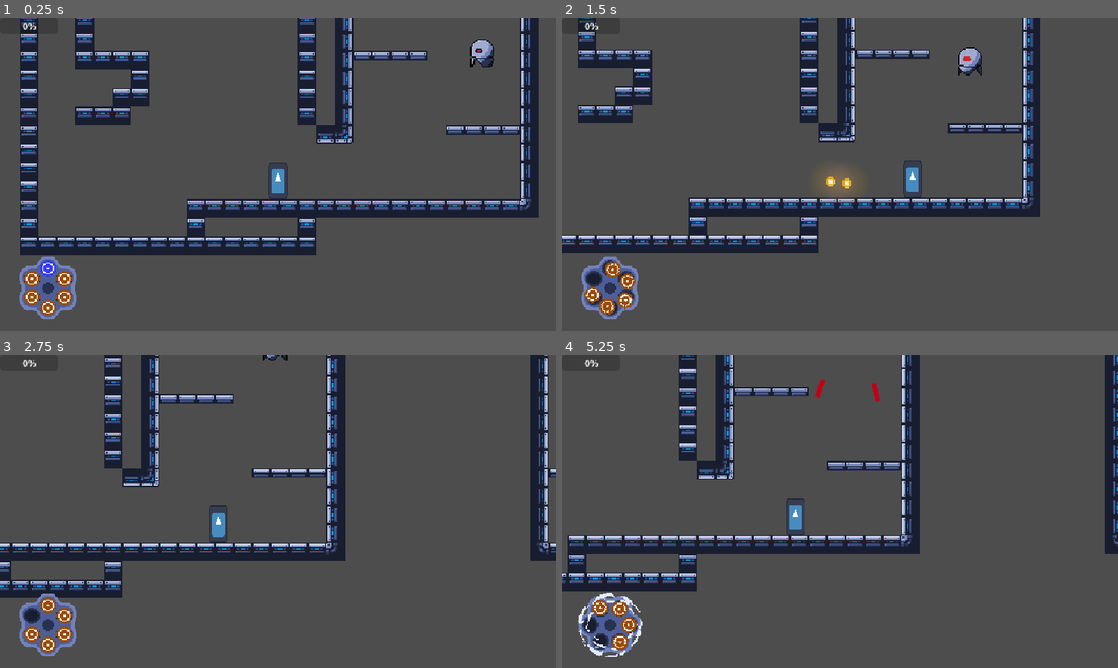
Above: before the commit, frames 1-4 (two rows, left to right).
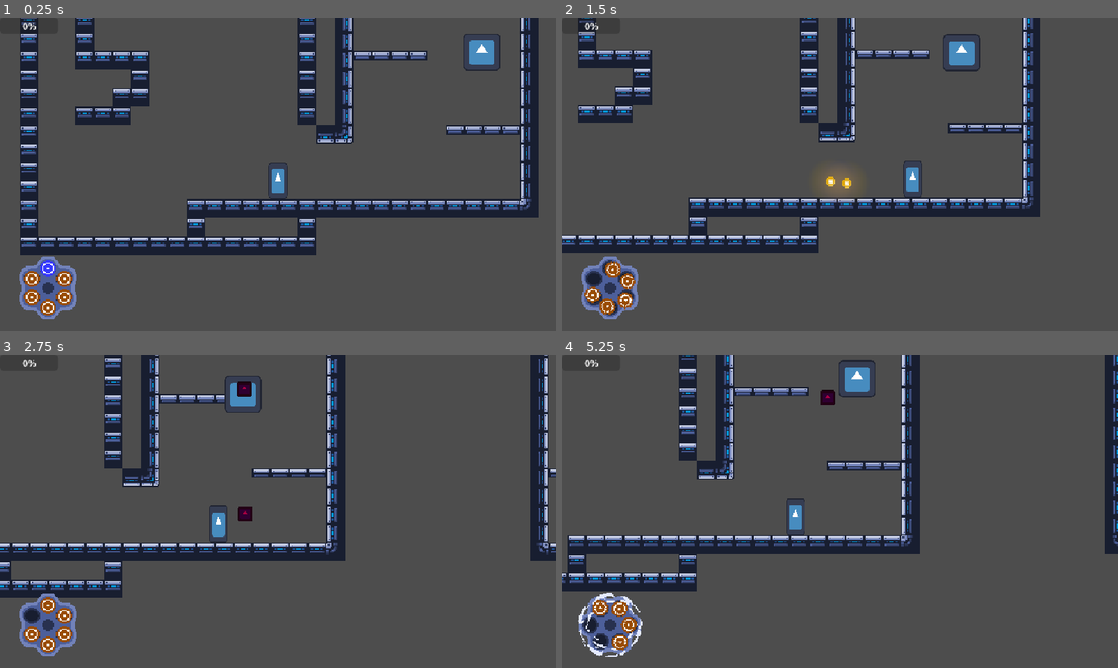
Above: after the commit, the same moments.

Repository: ygda-org/revolver
Game: Godot game, scene res://main/main.tscn
Two runs of this game, one before a commit and one after it. Both use one fixed random seed, a clock stepped at 60 frames per second and the inputs below. The engine's default icon, where the game draws it, is replaced by a stand-in: a white triangle on a blue panel in a dark square.
Inputs (mouse positions are in pixels of both pictures, inside the frame that each line leads up to):
- Up to frame 1 (0.25 s): no input
- Up to frame 2 (1.5 s): tap Enter (ui_accept) at 0.5 s; move the mouse to (962, 158) at 0.52 s; hold S (drop) 0.53-1.28 s; hold D (right) from 0.53 s (still down); tap Space (jump) at 0.77 s; move the mouse to (728, 190) at 1.27 s; click (728, 190) at 1.35 s
- Up to frame 3 (2.75 s): tap Space (jump) at 1.52 s; move the mouse to (333, 442) at 2.02 s; release D (right) at 2.03 s; hold A (left) from 2.03 s (still down); hold S (drop) from 2.03 s (still down)
- Up to frame 4 (5.25 s): move the mouse to (812, 574) at 2.77 s; release A (left) at 2.78 s; release S (drop) at 2.78 s; hold D (right) 2.78-4.28 s; click (812, 574) at 2.85 s; tap Space (jump) at 3.02, 3.77, 4.52 s; move the mouse to (1006, 558) at 3.52 s; hold S (drop) 3.53-4.28 s; tap R (reload) at 4.15 s; move the mouse to (673, 464) at 4.27 s; hold A (left) 4.28-5.03 s; click (673, 464) at 4.35 s; move the mouse to (867, 511) at 5.02 s; hold D (right) from 5.03 s (still down); hold S (drop) from 5.03 s (still down)

The runs differ from the first frame. In frame 1, 0.5% of the frame differs, in the area x 83-90%, y 5-17%; in frame 2, 0.6%; in frame 3, 0.7%; in frame 4, 0.7%, in the area x 45-58%, y 1-16%.

Commit message:
da volcano

Diff:
--- a/enemies/enemy_spawner.gd
+++ b/enemies/enemy_spawner.gd
@@ -4,7 +4,8 @@
 @export var flying: bool = false
 
 const FLYING = [preload("uid://bjxissut13r5b"),
-preload("uid://1qekgha414yp")]
+preload("uid://1qekgha414yp"),
+preload("uid://c1c7vo31sm74l")]
 
 const GROUNDED = [preload("uid://dbj21rwlxkyql"),
 preload("uid://cqkgsr8jgrndt")]
--- /dev/null
+++ b/enemies/volcano/arcing_pellet.gd
@@ -0,0 +1,22 @@
+extends Area2D
+
+var velocity: Vector2
+const GRAVITY = 300
+var parried: bool = false
+
+func _process(delta):
+	velocity.y += GRAVITY * delta
+	position += velocity * delta
+
+
+func _on_body_entered(body):
+	if body is Player:
+		body.hit(self)
+	var enemy_component = body.find_child("EnemyComponent")
+	if enemy_component and parried:
+		enemy_component.hit(GameState.BULLET_PARRY_DAMAGE)
+	call_deferred("queue_free")
+
+
+func _on_visible_on_screen_notifier_2d_screen_exited():
+	queue_free()
--- /dev/null
+++ b/enemies/volcano/arcing_pellet.tscn
@@ -0,0 +1,25 @@
+[gd_scene format=3 uid="uid://ddtan3gghk3bx"]
+
+[ext_resource type="Script" uid="uid://dlpi8ln7ga1y" path="res://enemies/volcano/arcing_pellet.gd" id="1_8serf"]
+[ext_resource type="Texture2D" uid="uid://dlbb2kg1nkspe" path="res://assets/icon.svg" id="1_el4uh"]
+
+[sub_resource type="CircleShape2D" id="CircleShape2D_5kg8m"]
+radius = 6.0
+
+[node name="ArcingPellet" type="Area2D" unique_id=207039771]
+collision_layer = 16
+collision_mask = 20
+script = ExtResource("1_8serf")
+
+[node name="Sprite2D" type="Sprite2D" parent="." unique_id=345990980]
+modulate = Color(0.6591275, 0, 0.25698465, 1)
+scale = Vector2(0.1, 0.1)
+texture = ExtResource("1_el4uh")
+
+[node name="CollisionShape2D" type="CollisionShape2D" parent="." unique_id=110513532]
+shape = SubResource("CircleShape2D_5kg8m")
+
+[node name="VisibleOnScreenNotifier2D" type="VisibleOnScreenNotifier2D" parent="." unique_id=1045346820]
+
+[connection signal="body_entered" from="." to="." method="_on_body_entered"]
+[connection signal="screen_exited" from="VisibleOnScreenNotifier2D" to="." method="_on_visible_on_screen_notifier_2d_screen_exited"]
--- /dev/null
+++ b/enemies/volcano/volcano.gd
@@ -0,0 +1,35 @@
+extends CharacterBody2D
+
+const PELLET = preload("uid://ddtan3gghk3bx")
+
+const SPEED = 40
+const ACCELERATION = 60
+
+const DETECTION_RANGE = 200
+const DESIRED_HEIGHT = 100
+
+func _physics_process(delta):
+	var dist: float = global_position.distance_to(GameState.player.global_position)
+	if dist < DETECTION_RANGE:
+		# fighting
+		if $ShotTimer.is_stopped():
+			$ShotTimer.start()
+		var target_pos: Vector2 = GameState.player.global_position + Vector2(0, -DESIRED_HEIGHT)
+		velocity = velocity.move_toward(SPEED * global_position.direction_to(target_pos), delta*ACCELERATION)
+	else:
+		# wandering
+		velocity = velocity.move_toward(Vector2.ZERO, ACCELERATION*delta)
+
+	for i in range(get_slide_collision_count()):
+		var col = get_slide_collision(i).get_collider()
+		if col is Player:
+			col.hit(self)
+	move_and_slide()
+
+
+func _on_shot_timer_timeout():
+	var shot_dir: Vector2 = Vector2(0,-1).rotated(randf_range(-PI/6, PI/6))
+	var pellet = PELLET.instantiate()
+	pellet.velocity = shot_dir * 70
+	get_parent().add_child(pellet)
+	pellet.global_position = global_position
--- /dev/null
+++ b/enemies/volcano/volcano.tscn
@@ -0,0 +1,27 @@
+[gd_scene format=3 uid="uid://c1c7vo31sm74l"]
+
+[ext_resource type="Texture2D" uid="uid://dlbb2kg1nkspe" path="res://assets/icon.svg" id="1_ig607"]
+[ext_resource type="Script" uid="uid://cqqk810pytc1i" path="res://enemies/volcano/volcano.gd" id="1_wpd0l"]
+[ext_resource type="PackedScene" uid="uid://d3jnp7vef3gti" path="res://enemies/enemy_component.tscn" id="3_evcgt"]
+
+[sub_resource type="CircleShape2D" id="CircleShape2D_5kg8m"]
+radius = 17.029387
+
+[node name="Volcano" type="CharacterBody2D" unique_id=1430583517]
+collision_layer = 3
+collision_mask = 5
+script = ExtResource("1_wpd0l")
+
+[node name="Sprite2D" type="Sprite2D" parent="." unique_id=508936128]
+scale = Vector2(0.25, 0.25)
+texture = ExtResource("1_ig607")
+
+[node name="CollisionShape2D" type="CollisionShape2D" parent="." unique_id=975602961]
+shape = SubResource("CircleShape2D_5kg8m")
+
+[node name="ShotTimer" type="Timer" parent="." unique_id=1249673974]
+one_shot = true
+
+[node name="EnemyComponent" parent="." unique_id=920270805 instance=ExtResource("3_evcgt")]
+
+[connection signal="timeout" from="ShotTimer" to="." method="_on_shot_timer_timeout"]
--- a/player/player.gd
+++ b/player/player.gd
@@ -149,6 +149,10 @@
 
 # hit enemy bullet
 func _on_parry_hitbox_area_entered(area):
+	if "velocity" in area:
+		area.parried = true
+		area.set_collision_mask_value(2, true)
+		area.velocity = 200 * global_position.direction_to(GameState.get_closest_enemy_to_position(global_position).global_position)
 	if not "direction" in area:
 		return
 	area.direction = global_position.direction_to(GameState.get_closest_enemy_to_position(global_position).global_position)
Not shown, added: enemies/volcano/arcing_pellet.gd.uid
Not shown, added: enemies/volcano/volcano.gd.uid
